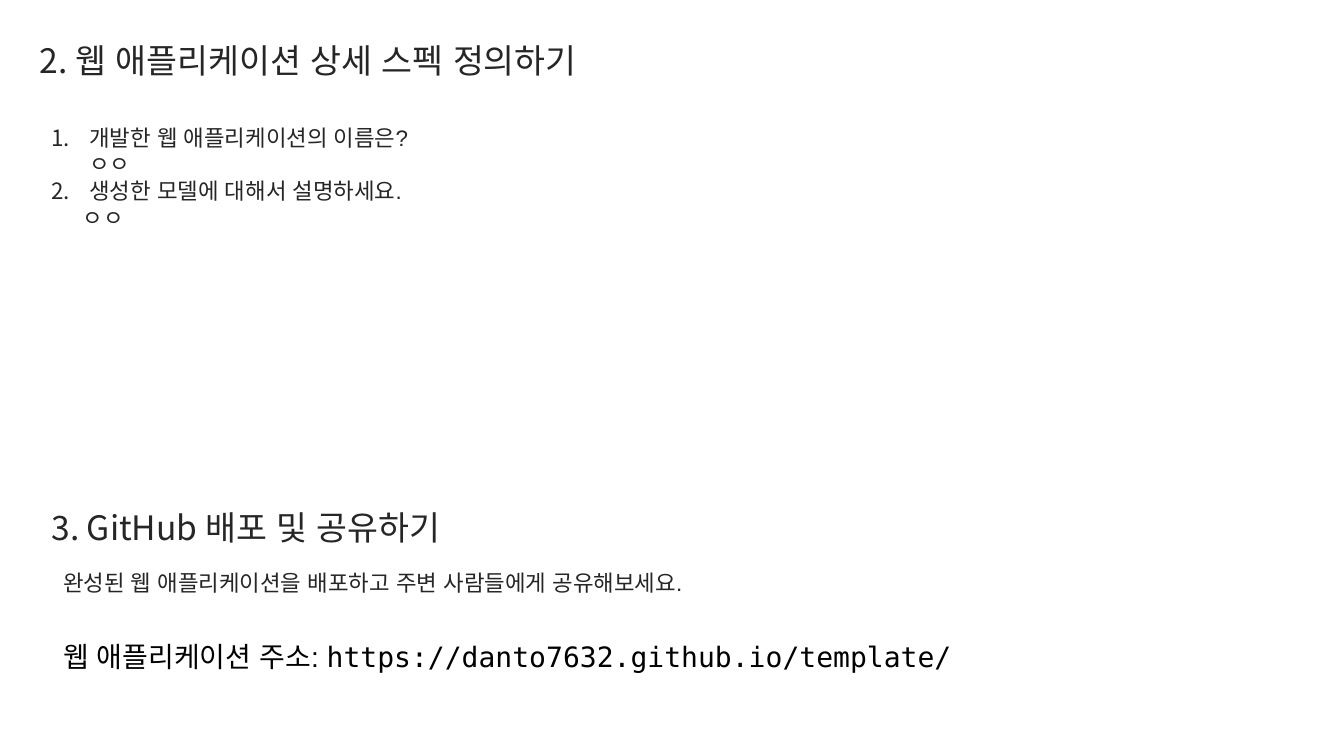
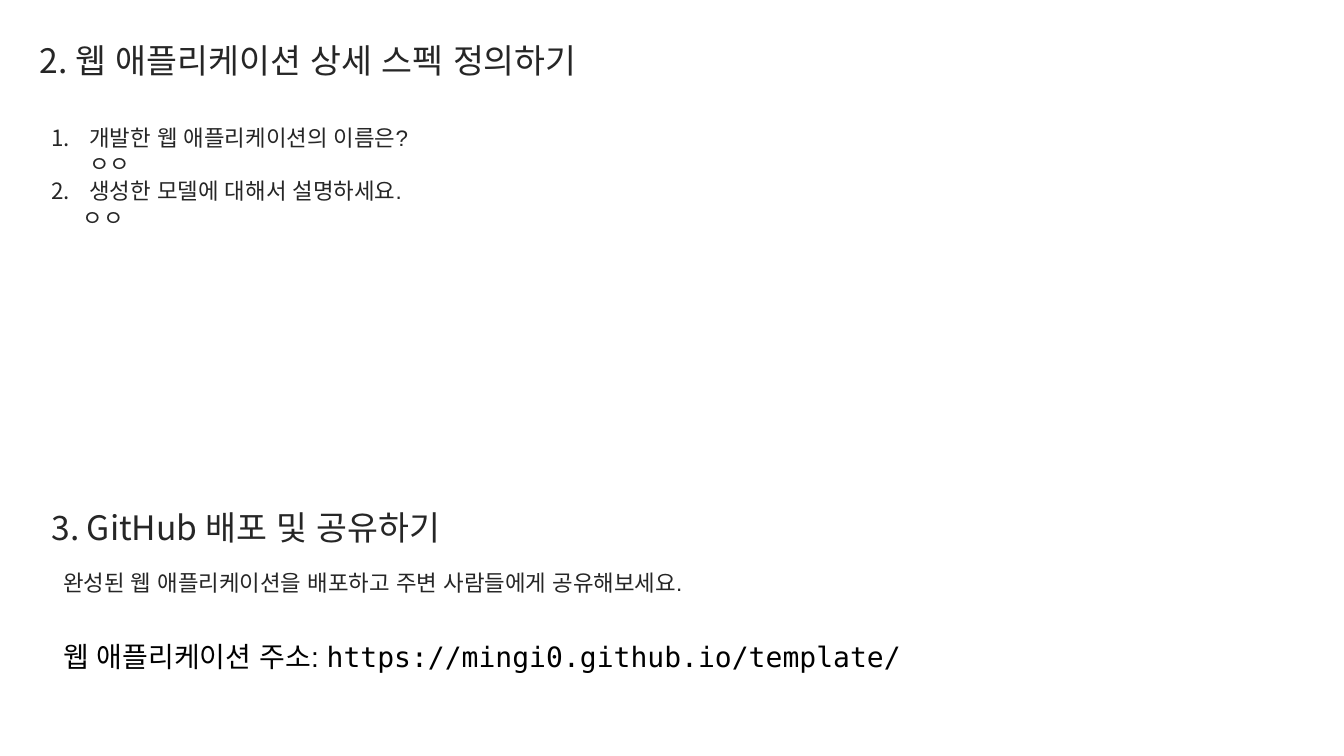
Before and after one commit to mingi0/template, a slide deck: slide 3 of Report.pptx. Drawn at 1344x756 pixels with LibreOffice and Linux fonts; fonts in the diff are those of the drawing. Boxes give left, top, right and bottom in pixels: in the first picture for what was removed or moved away, otherwise in the second. Text is boxed around its words. In the diff, an @@ line names an element or a change of style, - is before the commit and + after.

Commit message:
template

```diff
--- a/Report.pptx
+++ b/Report.pptx
@@ text at bbox=[63, 643, 901, 673]: text changed @@
-웹 애플리케이션 주소: https://danto7632.github.io/template/
+웹 애플리케이션 주소: https://mingi0.github.io/template/
```
